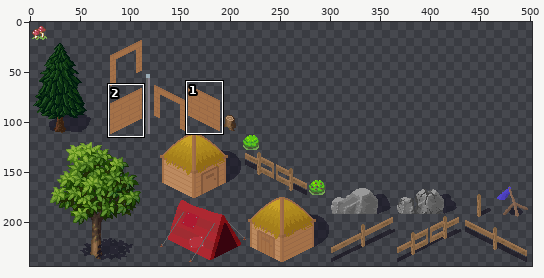
Sprite sheet, stored at assets/packs/objects.png. The first picture is a wide view before the edit; the outline marks the close-up.
Close-up. Old version:
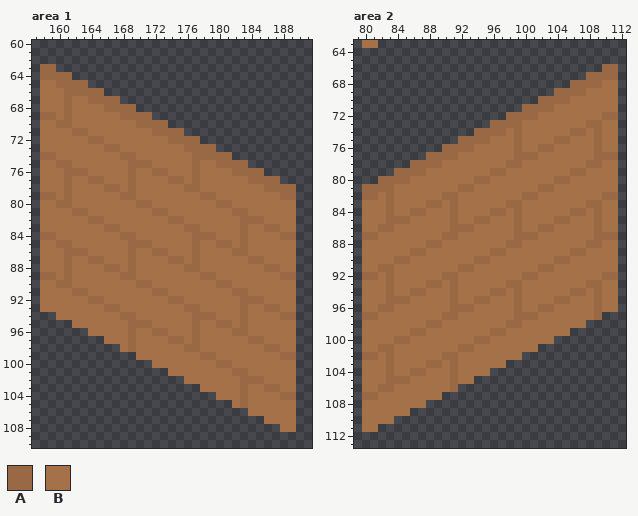
The file is 512x256 pixels. Colours within 5 levels of each other are drawn and written as one. Shown: area 1: x 157..191, y 60..110; area 2: x 79..112, y 63..113. The wide view leaves out empty margins. The commit also changed other parts of the picture, which this record leaves out.
Palette (. is transparent): A #996946  B #a47148
Pixels before, area 1, first column x 158:
 63 AA..............................
 64 AAAA............................
 65 BBAAAA..........................
 66 BBBAAAAA........................
 67 BBBABBAAAA......................
 68 BBBABBBBAAAA....................
 69 AABABBBBBBAAAA..................
 70 BBAABBBBBBBBAAAA................
 71 BBBBAABBBBBBBBAAAA..............
 72 BBBBBBAABBBBBBBBAAAA............
 73 BBBBBBBBAABBBBBBBBAAAA..........
 74 AABBBBBBBBAABBBBBBBAAAAA........
 75 BBAABBBBBBBAAABBBBBABBAAAA......
 76 BBBAAABBBBBABBAABBBABBBBAAAA....
 77 BBBABBAABBBABBBBAABABBBBBBAAAA..
 78 BBBABBBBAABABBBBBBAABBBBBBBBAAAA
 79 AABABBBBBBAABBBBBBBBAABBBBBBBBAA
 80 BBAABBBBBBBBAABBBBBBBBAABBBBBBBB
 81 BBBBAABBBBBBBBAABBBBBBBBAABBBBBB
 82 BBBBBBAABBBBBBBBAABBBBBBBAAABBBB
 83 BBBBBBBBAABBBBBBBBAABBBBBABBAABB
 84 AABBBBBBBBAABBBBBBBAAABBBABBBBAA
 85 BBAABBBBBBBAAABBBBBABBAABABBBBBB
 86 BBBAAABBBBBABBAABBBABBBBAABBBBBB
 87 BBBABBAABBBABBBBAABABBBBBBAABBBB
 88 BBBABBBBAABABBBBBBAABBBBBBBBAABB
 89 AABABBBBBBAABBBBBBBBAABBBBBBBBAA
 90 BBAABBBBBBBBAABBBBBBBBAABBBBBBBB
 91 BBBBAABBBBBBBBAABBBBBBBBAABBBBBB
 92 BBBBBBAABBBBBBBBAABBBBBBBAAABBBB
 93 BBBBBBBBAABBBBBBBBAABBBBBABBAABB
 94 ..BBBBBBBBAABBBBBBBAAABBBABBBBAA
 95 ....BBBBBBBAAABBBBBABBAABABBBBBB
 96 ......BBBBBABBAABBBABBBBAABBBBBB
 97 ........BBBABBBBAABABBBBBBAABBBB
 98 ..........BABBBBBBAABBBBBBBBAABB
 99 ............BBBBBBBBAABBBBBBBBAA
100 ..............BBBBBBBBAABBBBBBBB
101 ................BBBBBBBBAABBBBBB
102 ..................BBBBBBBAAABBBB
103 ....................BBBBBABBAABB
104 ......................BBBABBBBAA
105 ........................BABBBBBB
106 ..........................BBBBBB
107 ............................BBBB
108 ..............................BB
Pixels before, area 2, first column x 80:
 63 BB..............................
 64 ................................
 65 ................................
 66 ..............................AA
 67 ............................AAAA
 68 ..........................AAAABB
 69 ........................AAAABBBB
 70 ......................AAAABBBBBB
 71 ....................AAAABBBBBBBB
 72 ..................AAAABBBBBBBBAA
 73 ................AAAABBBBBBBBAABB
 74 ..............AAAABABBBBBBAABABB
 75 ............AAAABBBABBBBAABBBABB
 76 ..........AAAABBBBBABBAABBBBBABB
 77 ........AAAABBBBBBBAAABBBBBBBAAA
 78 ......AAAABBBBBBBBAABBBBBBBBAABB
 79 ....AAAABBBBBBBBAABBBBBBBBAABBBB
 80 ..AAAABBBBBBBBAABBBBBBBBAABBBBBB
 81 AAAABBBBBBBBAABBBBBBBBAABBBBBBBB
 82 AABABBBBBBAABBBBBBBBAABBBBBBBBAA
 83 BBBABBBBAABABBBBBBAABBBBBBBBAABB
 84 BBBABBAABBBABBBBAABABBBBBBAABABB
 85 BBBAAABBBBBABBAABBBABBBBAABBBABB
 86 BBAABBBBBBBAAABBBBBABBAABBBBBABB
 87 AABBBBBBBBAABBBBBBBAAABBBBBBBAAA
 88 BBBBBBBBAABBBBBBBBAABBBBBBBBAABB
 89 BBBBBBAABBBBBBBBAABBBBBBBBAABBBB
 90 BBBBAABBBBBBBBAABBBBBBBBAABBBBBB
 91 BBAABBBBBBBBAABBBBBBBBAABBBBBBBB
 92 AABABBBBBBAABBBBBBBBAABBBBBBBBAA
 93 BBBABBBBAABABBBBBBAABBBBBBBBAABB
 94 BBBABBAABBBABBBBAABABBBBBBAABABB
 95 BBBAAABBBBBABBAABBBABBBBAABBBABB
 96 BBAABBBBBBBAAABBBBBABBAABBBBBABB
 97 AABBBBBBBBAABBBBBBBAAABBBBBBBA..
 98 BBBBBBBBAABBBBBBBBAABBBBBBBB....
 99 BBBBBBAABBBBBBBBAABBBBBBBB......
100 BBBBAABBBBBBBBAABBBBBBBB........
101 BBAABBBBBBBBAABBBBBBBB..........
102 AABABBBBBBAABBBBBBBB............
103 BBBABBBBAABABBBBBB..............
104 BBBABBAABBBABBBB................
105 BBBAAABBBBBABB..................
106 BBAABBBBBBBA....................
107 AABBBBBBBB......................
108 BBBBBBBB........................
109 BBBBBB..........................
110 BBBB............................
111 BB..............................
Now the later version:
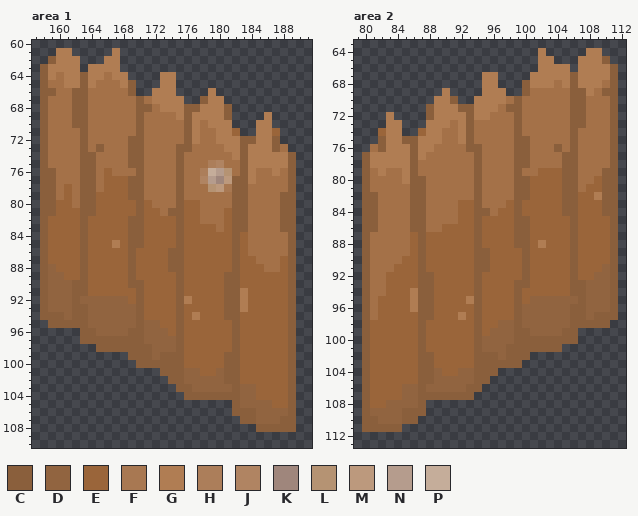
Colours new in this view: C #8a5f3c  D #916440  E #9a653a  F #a87852  G #b07d53  H #ac7e5a  J #b08462  K #9f867c  L #b59373  M #bc997d  N #b59c8d  P #c5ad9a
What changed:
Changed rows in their new state; - is an unchanged pixel.
Area 1:
first column x 158:
 61 --GG-----G----------------------
 62 -CGGG---GG----------------------
 63 CGGGG-GGGG----------------------
 64 CGBGGCGGBGG----GG---------------
 65 C-BGGCGBBBGC---GG---------------
 66 CC-BCCBBBBBC--GGG----G----------
 67 C--BCCBBBBBBCBGGGG--CGG---------
 68 C--BCC--BBBBCCBGGGCCGGGC--------
 69 CB-BCC----BBCBBBBGCGGGGC----G---
 70 C-BBCC------CBBBBBCGBGGG---GG---
 71 C---BC------C-BBBBCGBBGGE--GGE--
 72 C----CBB---CC---BBCGBBGGGCCGGC--
 73 C----C-CBB-CC----CCBBBBGGCGGGCB-
 74 CB---CC---BCC----C-BBBBBGCGGGGGC
 75 C-BB-CC----CCB---C-B-HJBBCGGGGGC
 76 CC-BBCC-E--BC-BB-C-BHPNLBCGBBGBC
 77 CC-B-CCBEEECC---BC-BJNKMCCGBBBBC
 78 CC-E-CC-EEECC----CBB-LMFCC--BBBC
 79 CC-E-CCEEEECC----C--BB--CC----CC
 80 CCEE-CCEEEEECE---CEE--BBCC----CC
 81 CCEEECCEEEEECEEBCCEE---ECC----CC
 82 CEEEECEEEEECCEEEECEE---ECCBB--CC
 83 CEEEECEEEEECCEEEECEEEE-ECC--BBCC
 84 CEEEECEEEEECCEEEECEEEEEECE----BC
 85 CEEEECEEEGECCEEEECEEEEEECE-----C
 86 CEEEECEEEEECEEEECCEEEEEECE-----C
 87 CEEEECEEEEECEEEECCEEEEEECEEB--EC
 88 CDEEECEEEEECEEEECCEEEEEECEEEBBEC
 89 CDDEECEEEEECEEEEECEEEEECCEEEEEEC
 90 CDDDCCEEEEECCEEEECEEEEECCEEEEEEC
 91 CDDDCCEEEEEECEEEECEEEEECCGEEEEEC
 92 CDDDCDDDDDDECEEEECGEEEECCGEEEEEC
 93 CDDDCCDDDDDDCEEEECEEEEECCGEEEEEC
 94 CCCDCCDDDDDDCEEEECEGEEECCEEEEEEC
 95 -CCCCCDDDDDDCDDEECEEEEEECEEEEEEC
 96 -----CCDDDDCCDDDECEEEEEECEEEEEEC
 97 -----CCCCCCCCDDDDCEEEEEECEEEEEEC
 98 -------CCCCCCCDDDCEEEEEECEEEEEEC
 99 -----------CCCDCCCEEEEECCEEEEEEC
100 ------------CCCCCCEEEEECCEEEEEEC
101 ---------------CCCDDEEDCCEEEEEEC
102 ----------------CCDDDDDCCEEEEEEC
103 -----------------CCDDDDDCDDEEEEC
104 ------------------CCCCCCCDDEEEEC
105 ------------------------CDDDDEEC
106 ------------------------CCCDDDDC
107 -------------------------CCDDDCC
108 ---------------------------CCCCC
Area 2:
first column x 80:
 63 ..------------------------------
 64 ----------------------G-----GG--
 65 ----------------------GG---GGGC-
 66 ----------------------GGGG-GGGGC
 67 ---------------GG----GGGGGCGGGGC
 68 ---------------GG---CGGGBGCGGG-C
 69 ----------G----GGG--CBBBBBCCG-CC
 70 ---------GGC--GGGGBCBBBBBBCC---C
 71 --------CGGGCCGGGBCCBBBB--CC---C
 72 ---G----CGGGGCGGBBBCBB----CC--BC
 73 ---GG---GGGBGCBBBBBC------CCBB-C
 74 --EGG--EGGBBGCBBBB-C------CB-B-C
 75 --CGGCCGGGBBGCBB---CC---BBC--B-C
 76 -BCGGGCGGBBBBCC----CC-BBC-C--B-C
 77 CGGGGGCGBBBB--C----CCB---CC--BBC
 78 CGGGGGCBBB----C---BCC----CC-BB-C
 79 CBGBBGCB------C-BB-C--EEECCB--CC
 80 CBBBBGCC------CB---CCEEEECC--ECC
 81 CBBB--CC----BBC----CCEEEECC-EECC
 82 CC-B--CC--BB--C----CCEEEECCEEGCC
 83 CC-B--CCBB-BEEC---ECEEEEECCEEECC
 84 CC-B--CC---BEECCBEECEEEEECCEEECC
 85 CC-BBBCC---BEECEEEECCEEEEECEEEEC
 86 CCBB--CC--EEEECEEEECCEEEEECEEEEC
 87 CB----ECEEEEEECEEEECCEEEEECEEEEC
 88 C-----ECEEEEEECEEEECCEGEEECEEEEC
 89 C-----ECEEEEEECCEEEECEEEEECEEEEC
 90 C---BEECEEEEEECCEEEECEEEEECEEEEC
 91 C-BBEEECEEEEEECCEEEECEEEEECEEEDC
 92 CB-EEEECCEEEEECEEEEECEEEEECEEDDC
 93 C--EEEECCEEEEECEEEECCEEEEECCDDDC
 94 C--EEEGCCEEEEECEEEECEEEEEECCDDDC
 95 C-EEEEGCCEEEEGCEEEECEDDDDDDCDDDC
 96 C-EEEEGCCEEEEECEEEECDDDDDDCCDDDC
 97 CBEEEEECCEEEGECEEEECDDDDDDCCDCCC
 98 CEEEEEECEEEEEECEEDDCDDDDDDCCCCC-
 99 CEEEEEECEEEEEECEDDDCCDDDDCC-----
100 CEEEEEECEEEEEECDDDDCCCCCCCC-----
101 CEEEEEECEEEEEECDDDCCCCCCC-------
102 CEEEEEECCEEEEECCCDCCC-----------
103 CEEEEEECCEEEEECCCCCC------------
104 CEEEEEECCDEEDDCCC---------------
105 CEEEEEECCDDDDDCC----------------
106 CEEEEDDCDDDDDCC-----------------
107 CEEEEDDCCCCCCC------------------
108 CEEDDDDC------------------------
109 CDDDDCCC------------------------
110 CCDDDCC-------------------------
111 CCCCC---------------------------
Where, in picture pixels (left, top, right, bottom), the same in both close-ups:
changed: (40, 48, 296, 432)
erased: (362, 40, 378, 48)
changed: (362, 48, 618, 432)
